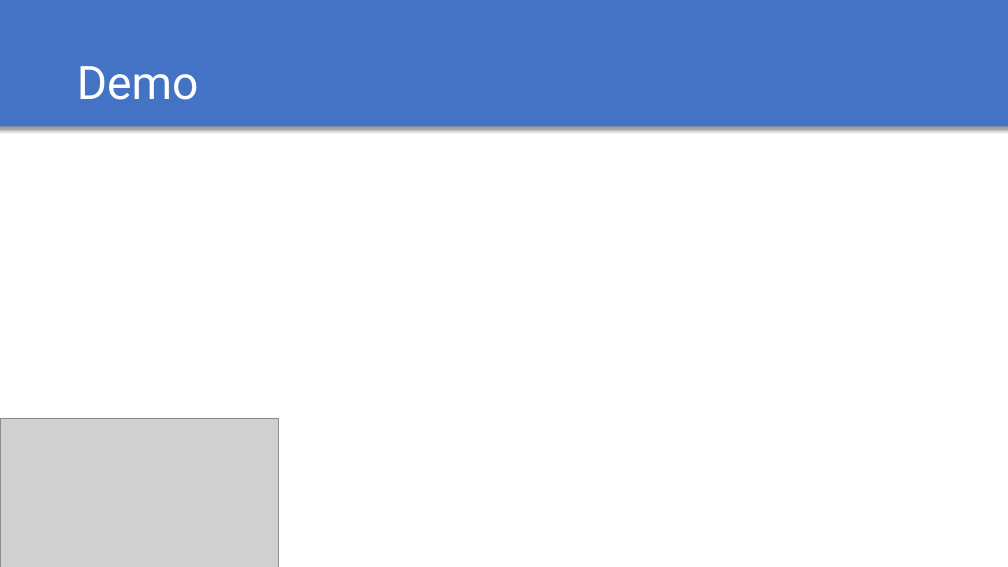
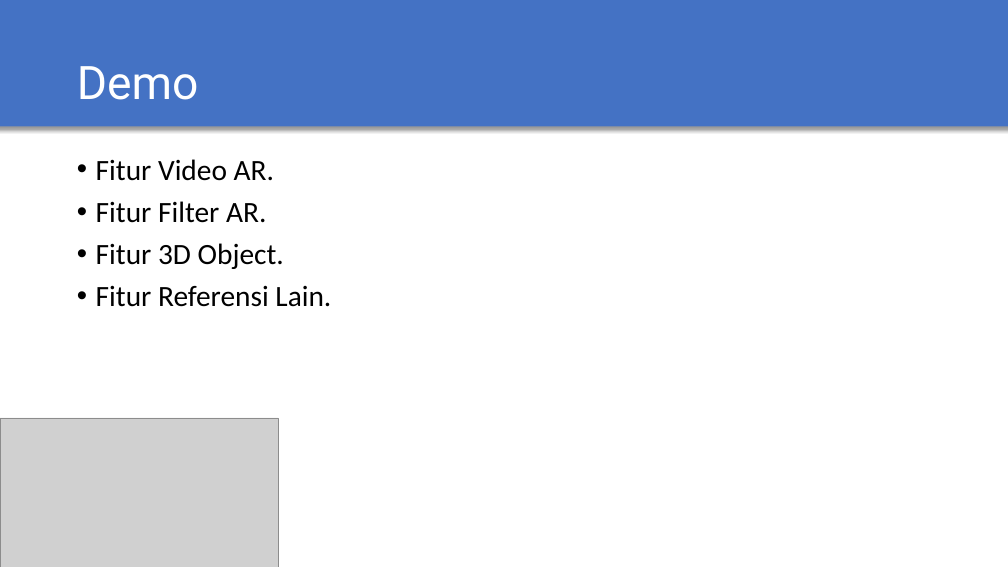
Before and after one commit to adasoraninda/slide-TA, a slide deck: slide 7 of presentasi-TA.pptx. Drawn at 1008x567 pixels with LibreOffice and Linux fonts; fonts in the diff are those of the drawing; grey boxes stand for pictures. Boxes give left, top, right and bottom in pixels: in the first picture for what was removed or moved away, otherwise in the second. Text is boxed around its words. In the diff, an @@ line names an element or a change of style, - is before the commit and + after.

```diff
--- a/presentasi-TA.pptx
+++ b/presentasi-TA.pptx
@@ text added at (x1=96, y1=159, x2=331, y2=307), 28 pt, text #000000 @@
+• Fitur Video AR.
+• Fitur Filter AR.
+• Fitur 3D Object.
+• Fitur Referensi Lain.
```
Also in this commit, not shown: 5 other slides changed, 2 slides added, 2 slides removed.
